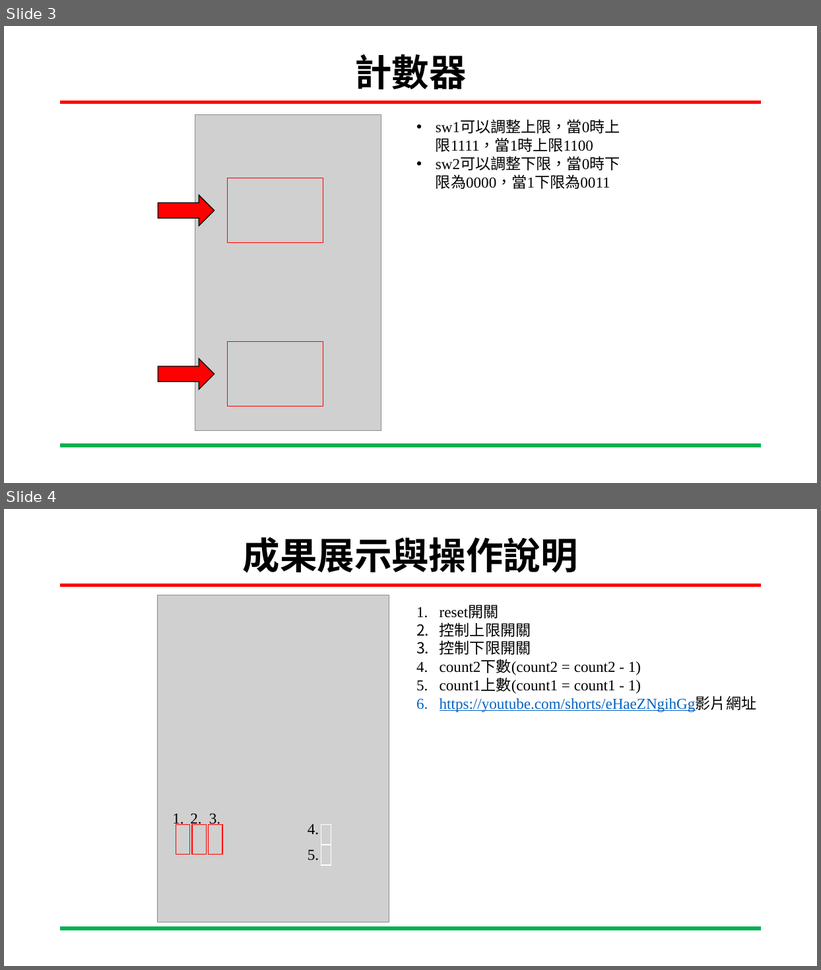
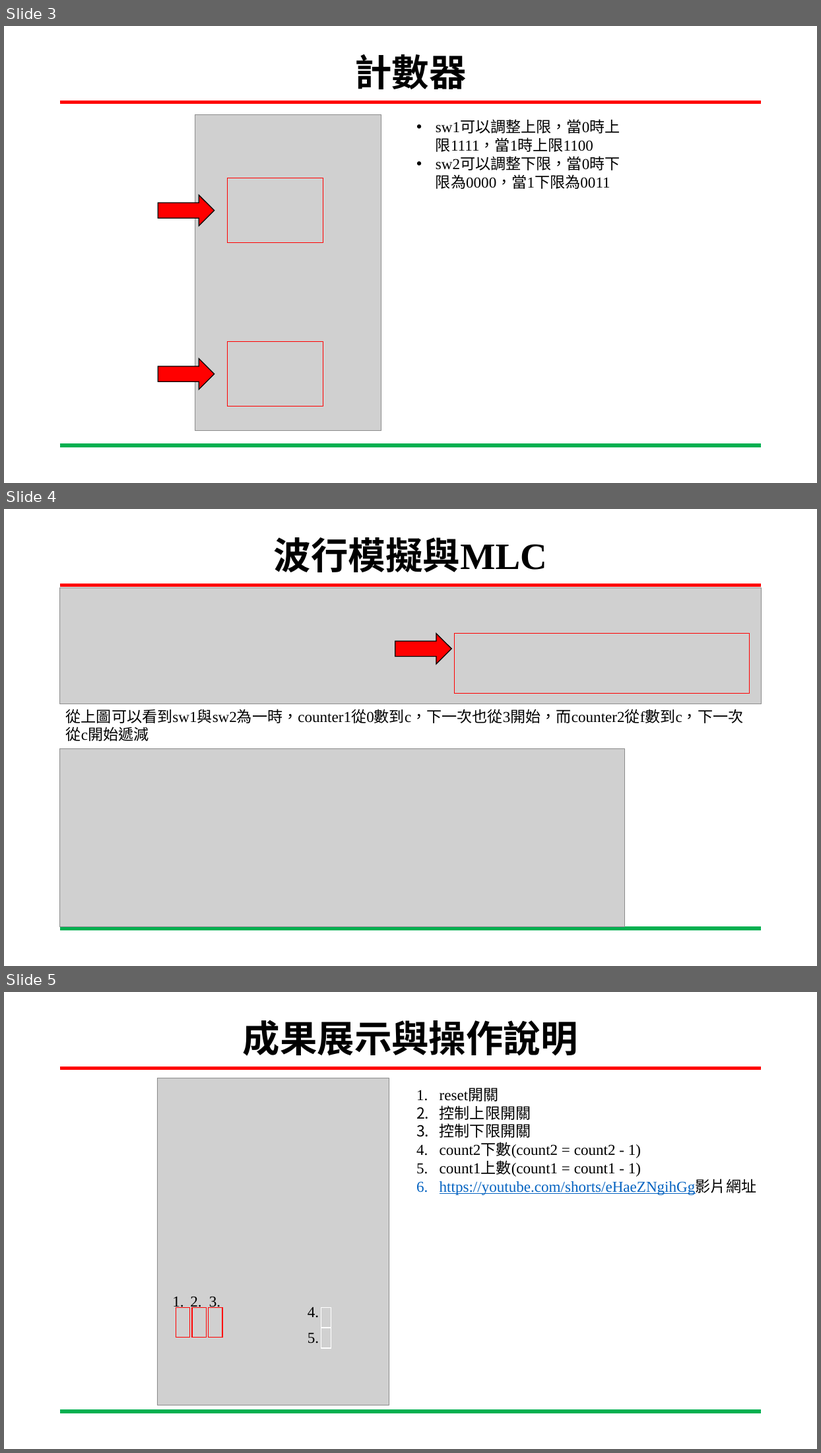
Before and after one commit to yihong92/FPGA, a slide deck: HW1/HW1_計數器.pptx. Shown one above the other, each under a label of ours: slides 3 and 4 before the commit, slides 3, 4 and 5 after it. The pictures are 821x970 and 821x1453 pixels, drawn with LibreOffice and Linux fonts; fonts in the diff are those of the drawing; grey boxes stand for pictures; background and template pictures are left out. Boxes give left, top, right and bottom in pixels: in the first picture for what was removed or moved away, otherwise in the second. Text is boxed around its words. In the diff, an @@ line names an element or a change of style, - is before the commit and + after.

```diff
--- a/HW1/HW1_計數器.pptx
+++ b/HW1/HW1_計數器.pptx
@@ slide 4 added at <box>4,509,817,966</box>, background #FFFFFF; not listed: 2 template elements that a slide beside it also shows @@
@@ title added at <box>274,537,547,572</box>, 44 pt, text #000000, bold @@
+波行模擬與MLC
@@ picture added at <box>60,588,762,704</box> @@
@@ right arrow added at <box>395,634,451,664</box>, fill #FF0000, outline #000000 1 pt @@
@@ rectangle added at <box>455,634,750,694</box>, outline #FF0000 1 pt @@
@@ text added at <box>66,709,744,741</box>, 18 pt, text #000000 @@
+從上圖可以看到sw1與sw2為一時，counter1從0數到c，下一次也從3開始，而counter2從f數到c，下一次從c開始遞減
@@ picture added at <box>60,749,626,927</box> @@
@@ what was slide 4 is now slide 5 @@
```
